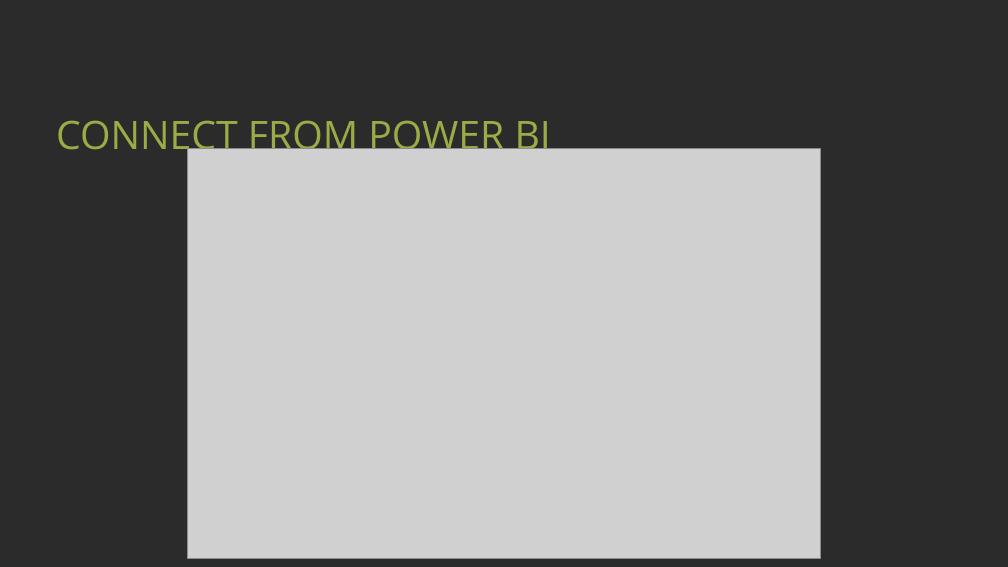
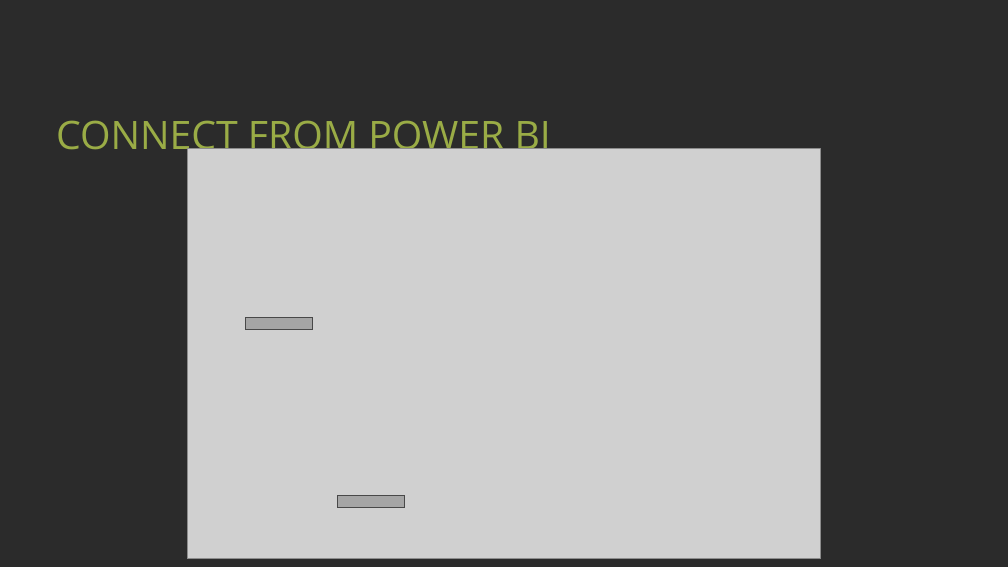
Before and after one commit to net-CDE/presentations, a slide deck: slide 20 of SQLKonferenz2023/mainContent_sept2023.pptx (slide 21 before the commit). Drawn at 1008x567 pixels with LibreOffice and Linux fonts; fonts in the diff are those of the drawing; grey boxes stand for pictures; background and template pictures are left out; a plain dark background stands for a picture behind light text. Boxes give left, top, right and bottom in pixels: in the first picture for what was removed or moved away, otherwise in the second. Text is boxed around its words. In the diff, an @@ line names an element or a change of style, - is before the commit and + after.

```diff
--- a/SQLKonferenz2023/mainContent_sept2023.pptx
+++ b/SQLKonferenz2023/mainContent_sept2023.pptx
@@ rectangle added at (x1=246, y1=318, x2=312, y2=330), fill #A5A5A5, outline #484848 1 pt @@
@@ rectangle added at (x1=338, y1=496, x2=404, y2=508), fill #A5A5A5, outline #484848 1 pt @@
```
Also in this commit, not shown: 8 other slides changed, 2 slides added, 4 slides removed, 3 other files.
